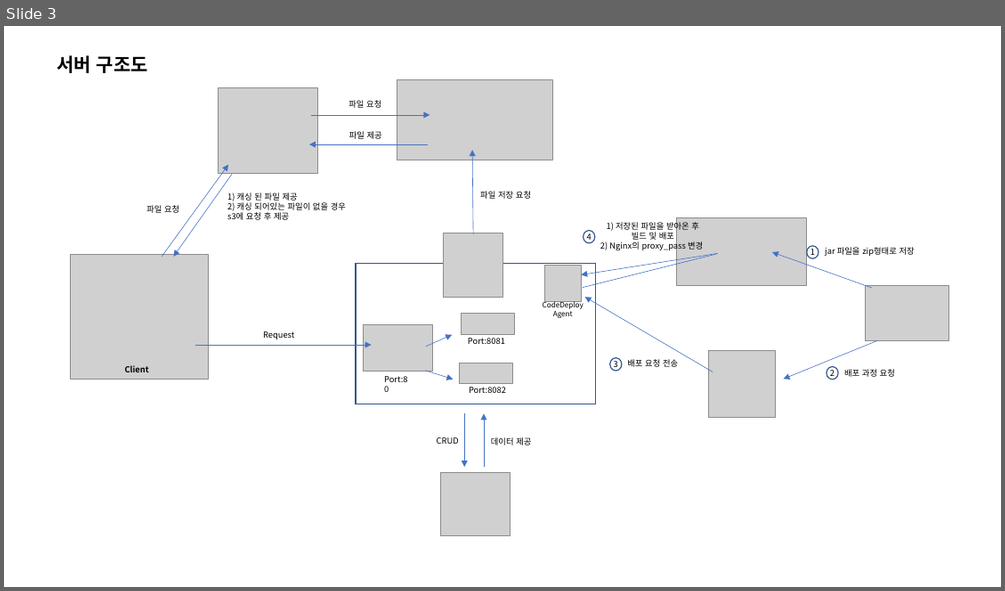
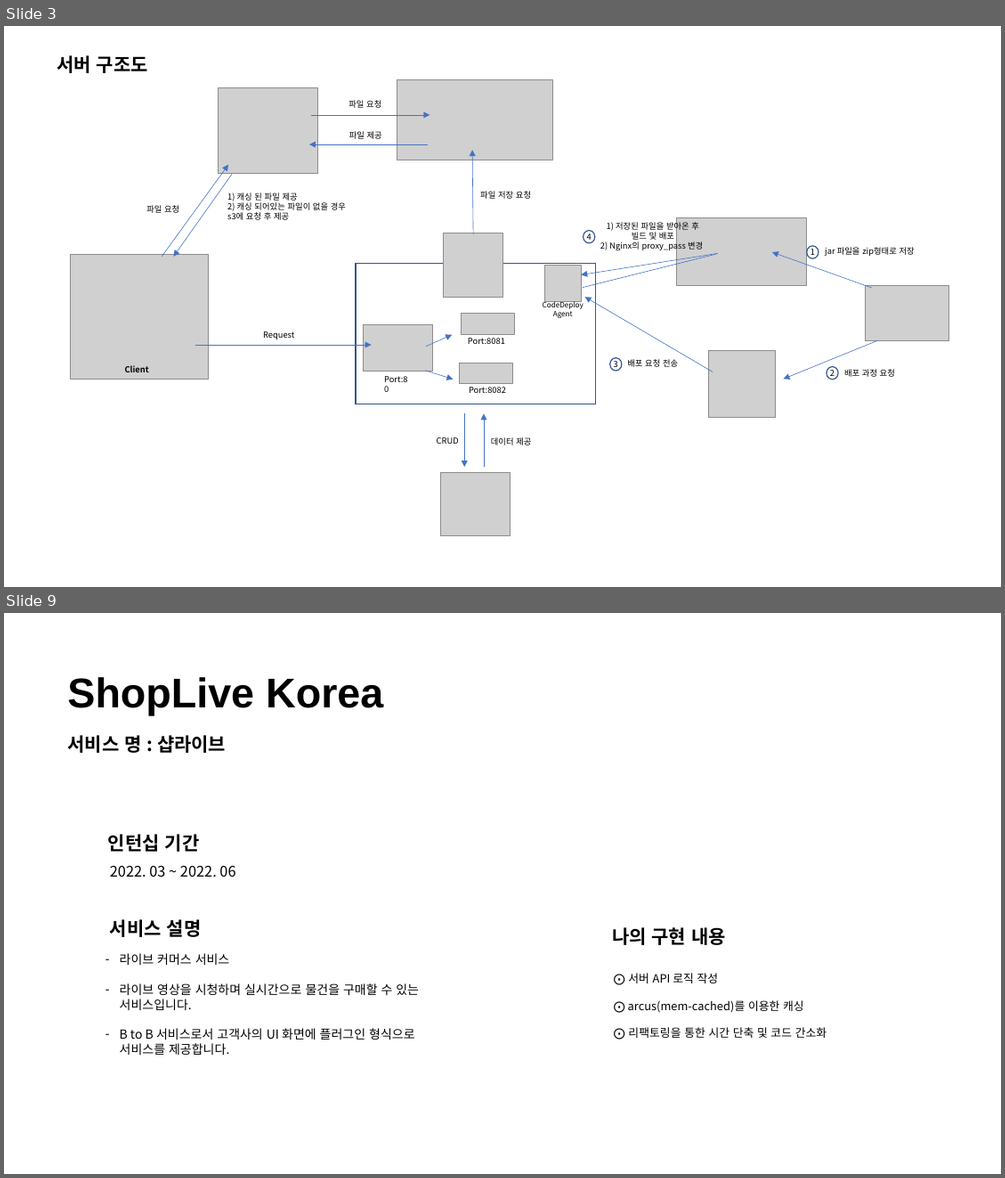
Before and after one commit to ohjinhokor/PortFolio, a slide deck: 오진호 포트폴리오.pptx. Shown one above the other, each under a label of ours: slide 3 before the commit, slides 3 and 9 after it; the slides between them are not shown. The pictures are 1005x591 and 1005x1178 pixels, drawn with LibreOffice and Linux fonts; fonts in the diff are those of the drawing; grey boxes stand for pictures; background and template pictures are left out. Boxes give left, top, right and bottom in pixels: in the first picture for what was removed or moved away, otherwise in the second. Text is boxed around its words. In the diff, an @@ line names an element or a change of style, - is before the commit and + after.

```diff
--- a/오진호 포트폴리오.pptx
+++ b/오진호 포트폴리오.pptx
@@ slide 9 added at (4,613,1001,1174), background #FFFFFF @@
@@ text added at (67,677,383,715), 40 pt, text #000000, bold @@
+ShopLive Korea
@@ text added at (67,735,226,753), 18 pt, text #000000, bold @@
+서비스 명 : 샵라이브
@@ text added at (108,834,200,852), 18 pt, text #000000, bold @@
+인턴십 기간
@@ text added at (110,866,235,876), 14 pt, text #000000 @@
+2022. 03 ~ 2022. 06
@@ text added at (110,919,202,937), 18 pt, text #000000, bold @@
+서비스 설명
@@ text added at (612,927,726,945), 18 pt, text #000000, bold @@
+나의 구현 내용
@@ text added at (120,953,419,1054), 12 pt, text #000000 @@
+– 라이브 커머스 서비스
+– 라이브 영상을 시청하며 실시간으로 물건을 구매할 수 있는 서비스입니다.
+– B to B 서비스로서 고객사의 UI 화면에 플러그인 형식으로 서비스를 제공합니다.
@@ text added at (628,973,826,1038), 11 pt, text #000000 @@
+⨀ 서버 API 로직 작성
+⨀ arcus(mem-cached)를 이용한 캐싱
+⨀ 리팩토링을 통한 시간 단축 및 코드 간소화
```
Also in this commit, not shown: 5 slides changed, 5 other slides added, 2 slides removed, 4 other files.
